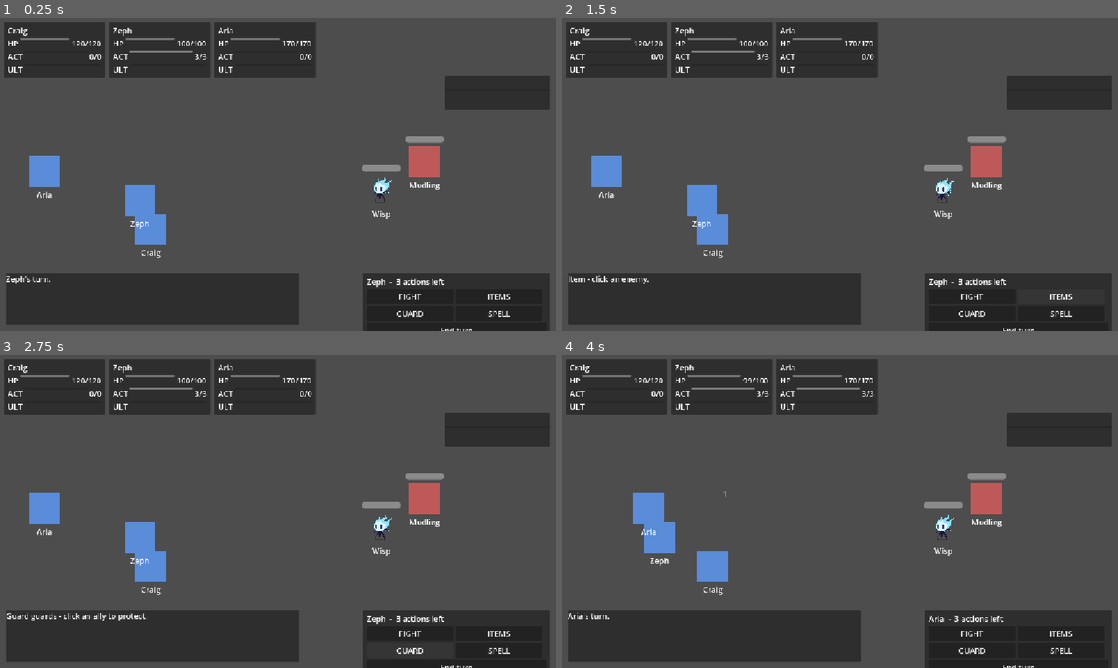
Above: before the commit, frames 1-4 (two rows, left to right).
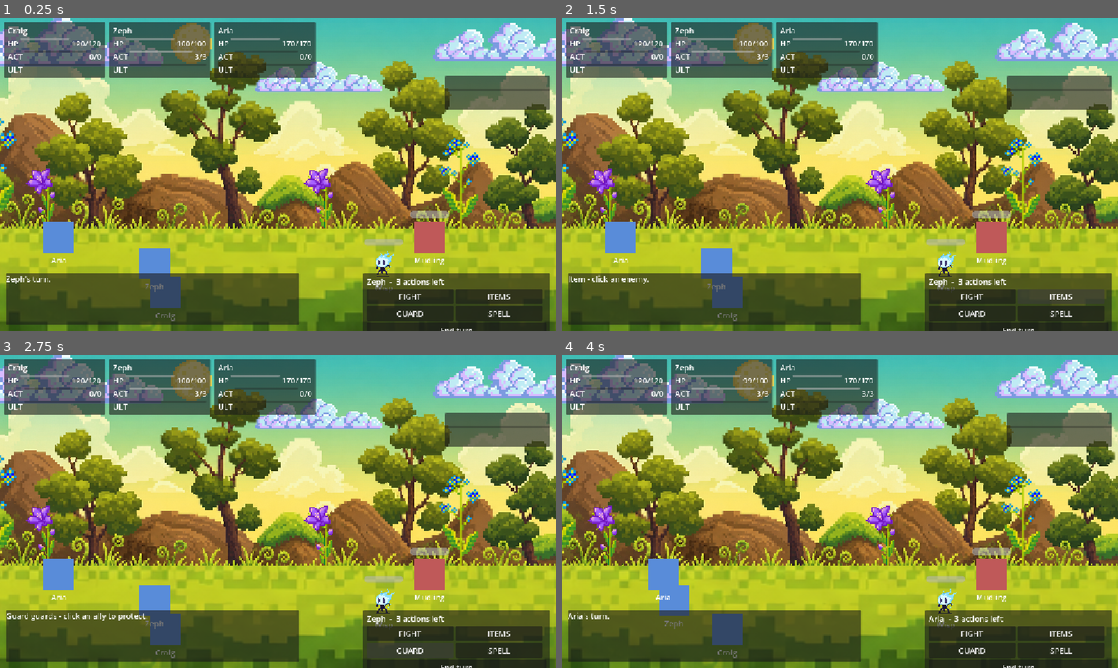
Above: after the commit, the same moments.

Repository: j75484696-bot/rpg_game_dmitra
Game: Godot game, scene res://scenes/battle/battle.tscn
Same seed, same stepped clock (60 frames per second), same inputs: the game is played once before the commit and once after it.
Inputs:
- Up to frame 1 (0.25 s): no input
- Up to frame 2 (1.5 s): click "FIGHT" at 0.5 s; click "ITEMS" at 1.25 s
- Up to frame 3 (2.75 s): click "GUARD" at 2 s
- Up to frame 4 (4 s): click "SPELL" at 2.75 s; click "End turn" at 3.5 s

The runs differ from the first frame. In frame 1, 93% of the frame differs, in the area x 0-100%, y 0-100%; in frame 2, 93%; in frame 3, 93%; in frame 4, 93%.

Commit message:
Add the battle background
Filed as bg_field.png rather than bg_dungeon.png. The art is grass and
treeline, and the game has overworld encounters as well as dungeon
fights -- NAMING.md only lists bg_dungeon, so this is a new slot.

The background is payload-driven, not hardcoded:

    Transitions.push(BATTLE, { "background": "res://.../bg_cave.png" })

with the field as the default, so a dungeon fight can pass its own. A
missing path leaves the flat fill rather than erroring.

It lives in a CanvasLayer at layer -1 holding a TextureRect set to
KEEP_ASPECT_COVERED. The art is 2:1 and the viewport is 16:9, so
stretching would squash the trees -- it covers and crops instead, and
survives whatever resolution the team settles on.

Dropping it in exposed a positioning bug: the slots were laid out
against a flat fill, so against real art the back hero and both enemies
stood in the treeline, floating above the ground. The grass line lands
near y=438 once cover-scaled; everyone now stands below it.

Co-Authored-By: Claude Opus 5 <noreply@anthropic.com>

Diff:
--- a/scenes/battle/battle.gd
+++ b/scenes/battle/battle.gd
@@ -11,6 +11,10 @@
 const ENEMY_SCENE := preload("res://scenes/battle/enemy.tscn")
 const HERO_SCENE := preload("res://scenes/battle/hero.tscn")
 const DAMAGE_NUMBER := preload("res://scenes/battle/damage_number.tscn")
+
+# Where the fight happens. Overworld encounters use the field; a dungeon fight
+# passes its own via the payload, so this is a default and not a hardcode.
+const DEFAULT_BACKGROUND := "res://assets/sprites/backgrounds/bg_field.png"
 
 # Fallback fight when the scene is launched directly rather than pushed with a
 # payload - which is what main_scene does today, so F5 always shows something.
@@ -55,6 +59,7 @@
 @onready var buttons: GridContainer = $Hud/ActionMenu/Margin/Rows/Buttons
 @onready var end_turn_button: Button = $Hud/ActionMenu/Margin/Rows/EndTurnButton
 @onready var damage_layer: Control = $Hud/DamageNumbers
+@onready var background: TextureRect = $BackgroundLayer/Background
 @onready var vfx: Node2D = $Vfx
 
 var battle: BattleState
@@ -96,11 +101,20 @@
 	battle.combatant_died.connect(on_combatant_died)
 	battle.battle_ended.connect(on_battle_ended)
 
+	_set_background()
 	battle.setup(_active_heroes(), _enemy_dicts())
 	_build_hero_nodes()
 	_build_enemy_nodes()
 	_refresh_panels()
 	battle.begin()
+
+# The pusher can name a background; otherwise the field. Missing art leaves the
+# flat fill showing rather than erroring, so a bad path never breaks a fight.
+func _set_background() -> void:
+	var path: String = str(Transitions.payload().get("background", DEFAULT_BACKGROUND))
+	if not ResourceLoader.exists(path):
+		return
+	background.texture = load(path)
 
 # Only the three ACTIVE positions fight. The bench is skipped entirely.
 func _active_heroes() -> Array:
@@ -143,7 +157,7 @@
 		var node := ENEMY_SCENE.instantiate()
 		enemies_root.add_child(node)
 		# Spread them down the right-hand side, mirroring the hero diagonal.
-		node.position = Vector2(880.0 - i * 90.0, 330.0 + i * 60.0)
+		node.position = Vector2(890.0 - i * 95.0, 486.0 + i * 57.0)
 		node.get_node("NameLabel").text = str(e.get("name", "ENEMY"))
 		var bar: ProgressBar = node.get_node("HpBar")
 		bar.max_value = int(e.get("max_hp", 1))
--- a/scenes/battle/battle.tscn
+++ b/scenes/battle/battle.tscn
@@ -6,22 +6,26 @@
 [node name="Battle" type="Node2D"]
 script = ExtResource("1")
 
-[node name="Background" type="ColorRect" parent="."]
+[node name="BackgroundLayer" type="CanvasLayer" parent="."]
+layer = -1
+
+[node name="Background" type="TextureRect" parent="BackgroundLayer"]
 anchors_preset = 15
 anchor_right = 1.0
 anchor_bottom = 1.0
-color = Color(0.11, 0.1, 0.16, 1)
+expand_mode = 1
+stretch_mode = 6
 
 [node name="Heroes" type="Node2D" parent="."]
 
 [node name="FrontSlot" type="Node2D" parent="Heroes"]
-position = Vector2(330, 470)
+position = Vector2(360, 600)
 
 [node name="CenterSlot" type="Node2D" parent="Heroes"]
-position = Vector2(220, 410)
+position = Vector2(250, 540)
 
 [node name="Back1Slot" type="Node2D" parent="Heroes"]
-position = Vector2(110, 350)
+position = Vector2(140, 486)
 
 [node name="Enemies" type="Node2D" parent="."]
 
Binary file added: assets/sprites/backgrounds/bg_field.png
Not shown, added: assets/sprites/backgrounds/bg_field.png.import
Not shown, changed: CHANGELOG.md
